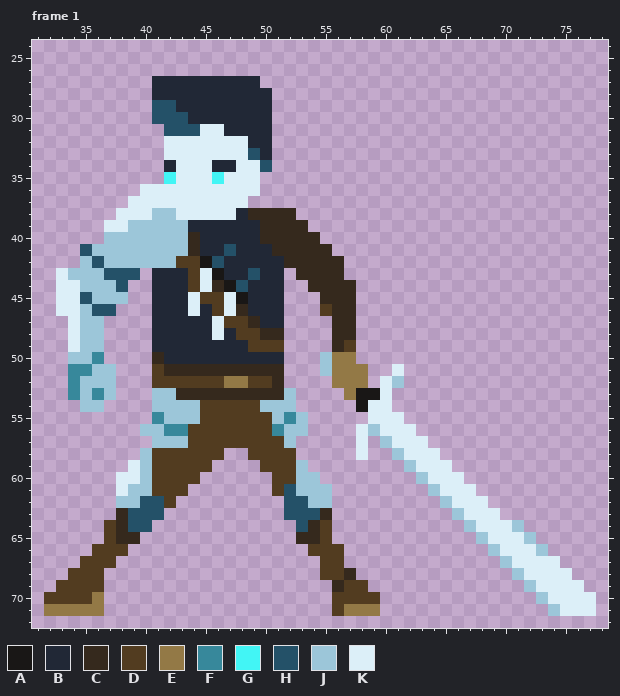
One commit to this pixel-art file: Aseprite/Hero makeover.aseprite. The picture above was drawn from the file before the commit.
100x100 pixels, 26 frames. Shown: frame 1: x 31..78, y 24..72. The commit also changed other frames, which this record leaves out.
Palette (. is transparent): A #191716  B #212836  C #35291d  D #523c20  E #937946  F #37889b  G #42f5f5  H #245168  J #9cc6d9  K #dceff8
The same view after the edit:
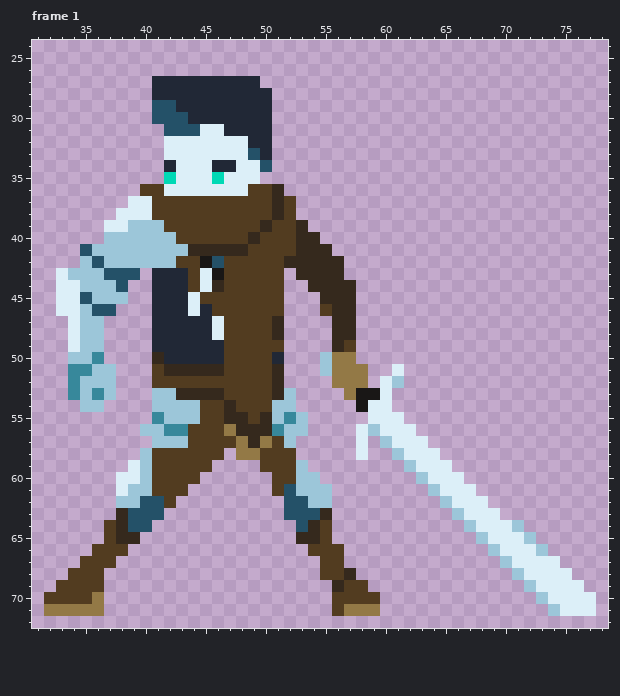
Edits made:
layer "Character/Head+Scarf/scarf" now shown
Colour G changes from #42f5f5 to #00d9b5.
Frame 1, layer "Character/Head+Scarf/scarf":
There is now colour C in rows 36 to 37 at x 51.
The edit turns colour B into colour C in row 40 at x 49; in row 41 at x 45 to 46 and 48; in row 47 at x 51.
The edit turns colour D into colour C in row 54 at x 47; in row 55 at x 47 to 48 and 50; in row 56 at x 48 to 50; in row 57 at x 49.
The edit turns colour H into colour C in row 41 at x 47.
There is now colour D in row 36 at x 50; in row 37 at x 49 to 50 and 52.
The edit turns colour A into colour D in row 44 at x 47; in row 45 at x 48.
The edit turns colour B into colour D in row 38 at x 48; in row 39 at x 44 to 49; in row 40 at x 45 to 48; in row 41 at x 49 to 50; in row 42 at x 47 to 51; in row 43 at x 47 to 48 and 50 to 51.
The edit turns colour B into colour D in rows 44 to 46 at x 49 to 51; in row 47 at x 50; in row 48 at x 47; in row 49 at x 47 to 48; in row 50 at x 47 to 50.
The edit turns colour C into colour D in row 38 at x 49 to 50 and 52; in row 39 at x 51 to 52; in row 40 at x 44 and 50 to 52; in row 41 at x 51 to 52; in row 46 at x 48; in row 47 at x 49.
The edit turns colour C into colour D in row 48 at x 50; in row 51 at x 47 to 50; in row 53 at x 47 to 50.
The edit turns colour E into colour D in row 52 at x 47 to 48.
The edit turns colour H into colour D in row 43 at x 49; in row 44 at x 48.
The edit turns colour J into colour D in row 38 at x 41 to 42; in row 39 at x 42 to 43; in row 40 at x 43; in row 54 at x 50.
The edit turns colour K into colour D in row 36 at x 40 to 41 and 49; in row 37 at x 41 to 48; in row 38 at x 43 to 47; in rows 45 to 46 at x 47.
There is now colour E in row 58 at x 48.
The edit turns colour D into colour E in row 56 at x 47; in row 57 at x 48 and 50; in row 58 at x 49.
Pixel boxes of the changes (left, top, right, bottom) in both pictures:
changed: (140, 172, 296, 460)
